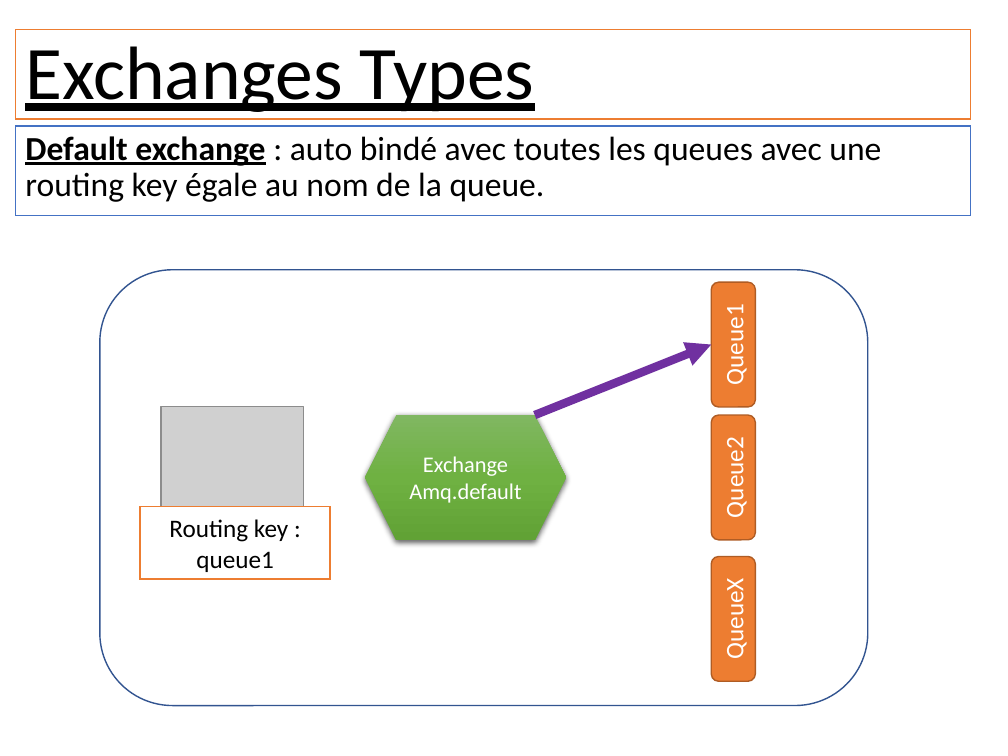
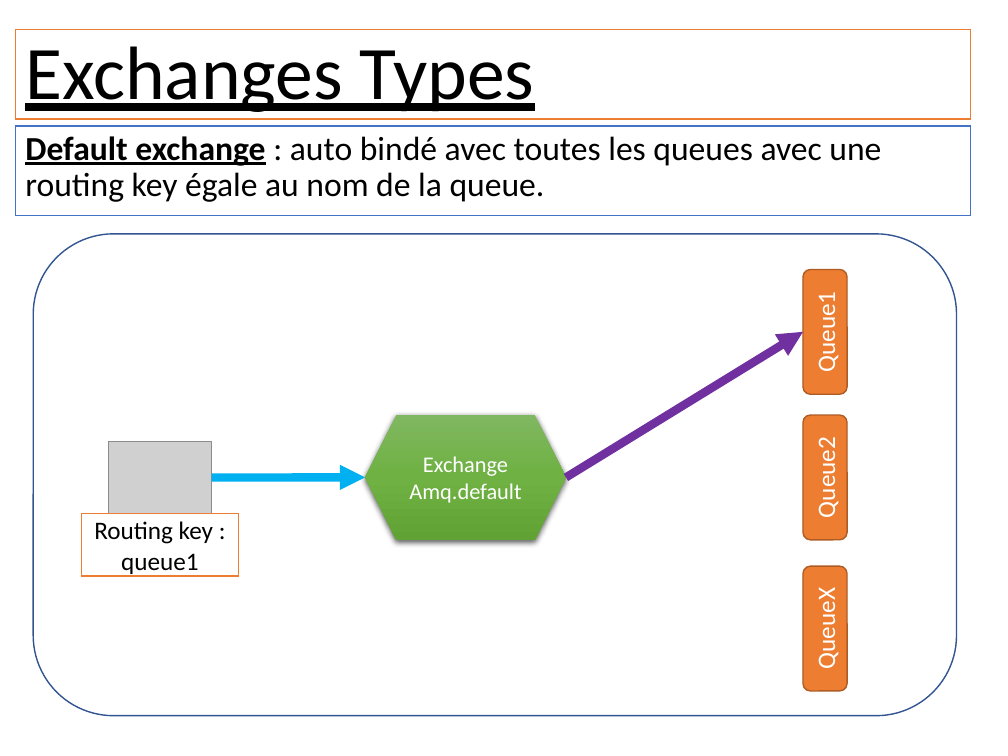
Before and after one commit to othman-bouazzaoui/rabbitmq, a slide deck: slide 8 of documentation/Rabbit-MQ.pptx. Drawn at 1008x756 pixels with LibreOffice and Linux fonts; fonts in the diff are those of the drawing; grey boxes stand for pictures. Boxes give left, top, right and bottom in pixels: in the first picture for what was removed or moved away, otherwise in the second. Text is boxed around its words. In the diff, an @@ line names an element or a change of style, - is before the commit and + after.

```diff
--- a/documentation/Rabbit-MQ.pptx
+++ b/documentation/Rabbit-MQ.pptx
@@ rounded rectangle: place and size @@
-rounded rectangle at [100, 270, 868, 706]
+rounded rectangle at [33, 234, 957, 716]
@@ rounded rectangle "Queue1": place and size @@
-rounded rectangle "Queue1" at [712, 282, 756, 407]
+rounded rectangle "Queue1" at [803, 269, 848, 394]
@@ arrow moved from (535, 415) - (712, 345) to (565, 478) - (803, 332) @@
@@ rounded rectangle "Queue2": place and size @@
-rounded rectangle "Queue2" at [712, 415, 756, 540]
+rounded rectangle "Queue2" at [803, 415, 848, 540]
@@ picture: place and size @@
-picture at [161, 407, 304, 507]
+picture at [108, 442, 211, 514]
@@ arrow added from (212, 478) to (365, 478), #00B0F0 6 pt @@
@@ rectangle "Routing key : queue1": place and size @@
-rectangle "Routing key : queue1" at [140, 507, 331, 580]
+rectangle "Routing key : queue1" at [82, 514, 239, 577]
@@ rounded rectangle "QueueX": place and size @@
-rounded rectangle "QueueX" at [712, 556, 756, 681]
+rounded rectangle "QueueX" at [803, 566, 848, 691]
```
Also in this commit, not shown: 11 other slides changed, 2 other files.
